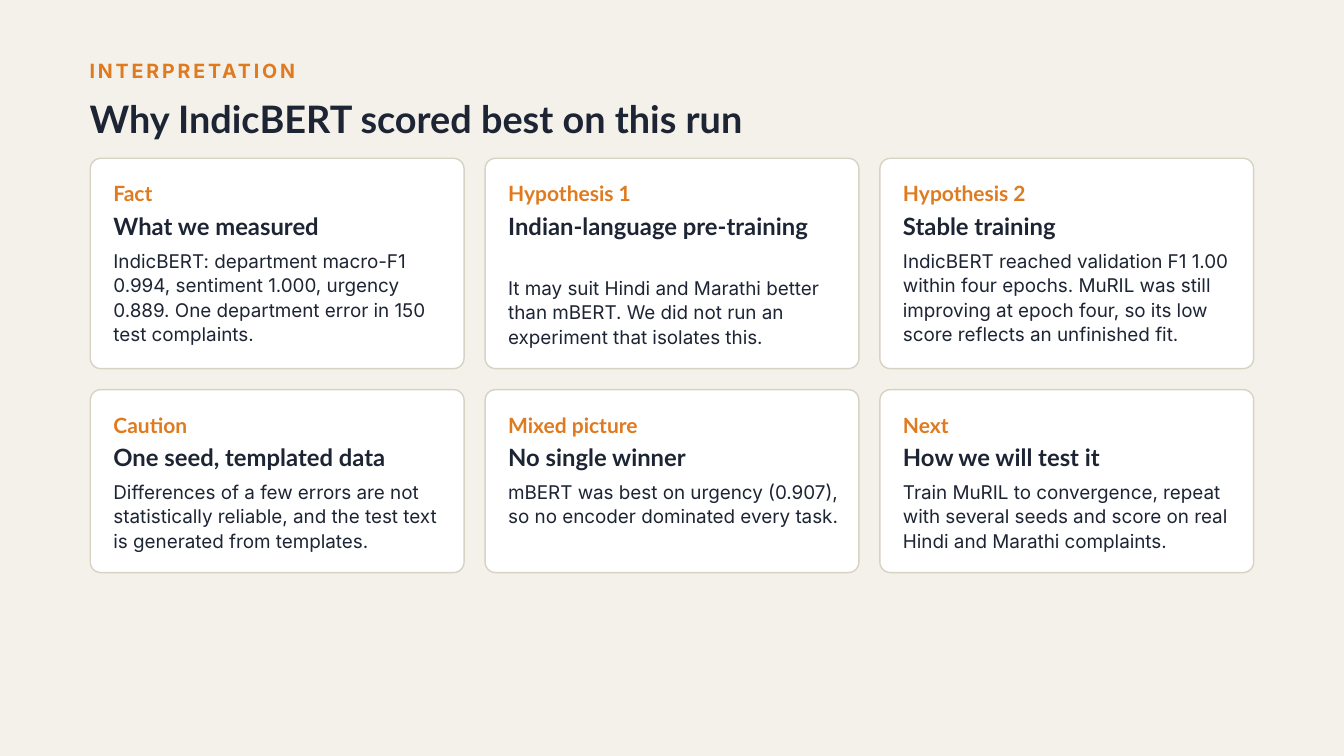
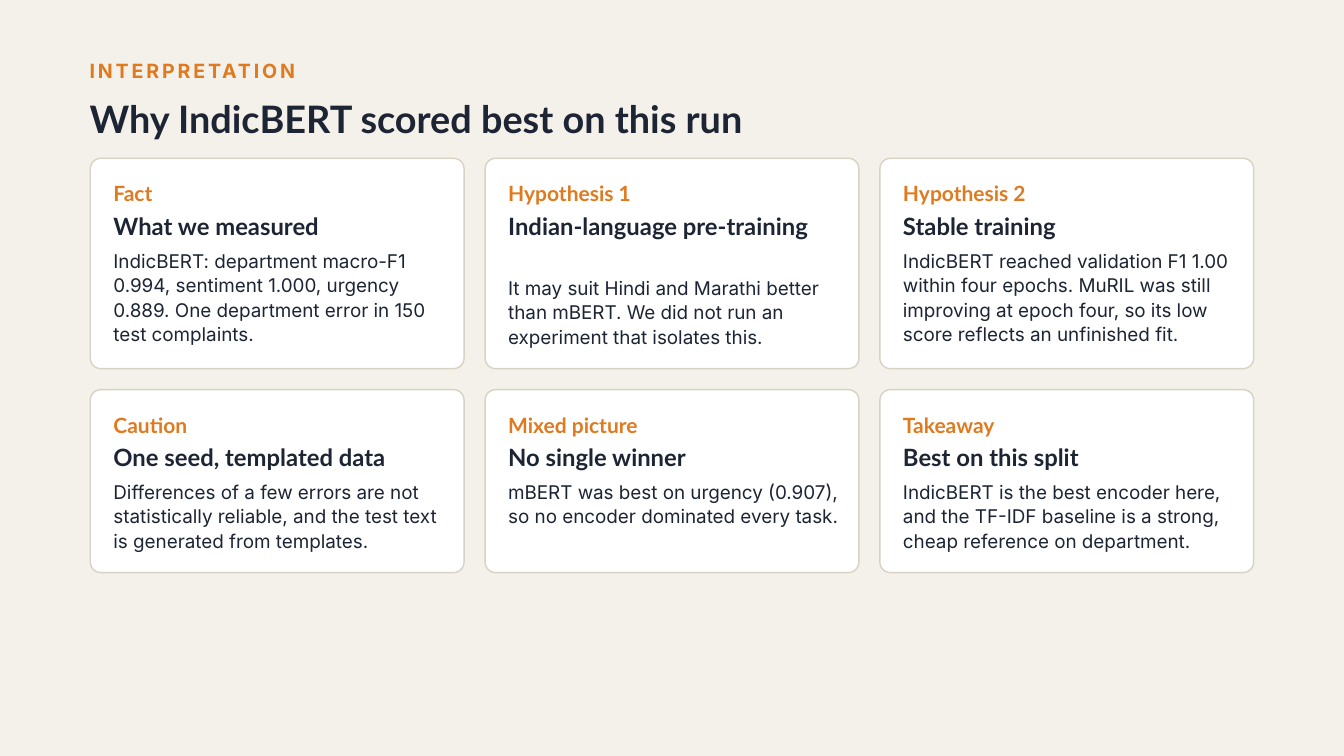
Before and after one commit to sam131725/public_grievenes, a slide deck: slide 20 of docs/slides/P8_Mid-term_Review.pptx (slide 18 before the commit). Drawn at 1344x756 pixels with LibreOffice and Linux fonts; fonts in the diff are those of the drawing. Boxes give left, top, right and bottom in pixels: in the first picture for what was removed or moved away, otherwise in the second. Text is boxed around its words. In the diff, an @@ line names an element or a change of style, - is before the commit and + after.

```diff
--- a/docs/slides/P8_Mid-term_Review.pptx
+++ b/docs/slides/P8_Mid-term_Review.pptx
@@ text at <box>903,417,994,437</box>: text changed @@
-Next
+Takeaway
@@ text at <box>903,448,1079,470</box>: text changed @@
-How we will test it
+Best on this split
@@ text at <box>903,485,1220,552</box>: text changed @@
-Train MuRIL to convergence, repeat with several seeds and score on real Hindi and Marathi complaints.
+IndicBERT is the best encoder here, and the TF-IDF baseline is a strong, cheap reference on department.
```
Also in this commit, not shown: 3 other slides changed, 3 slides added, 2 slides removed.
